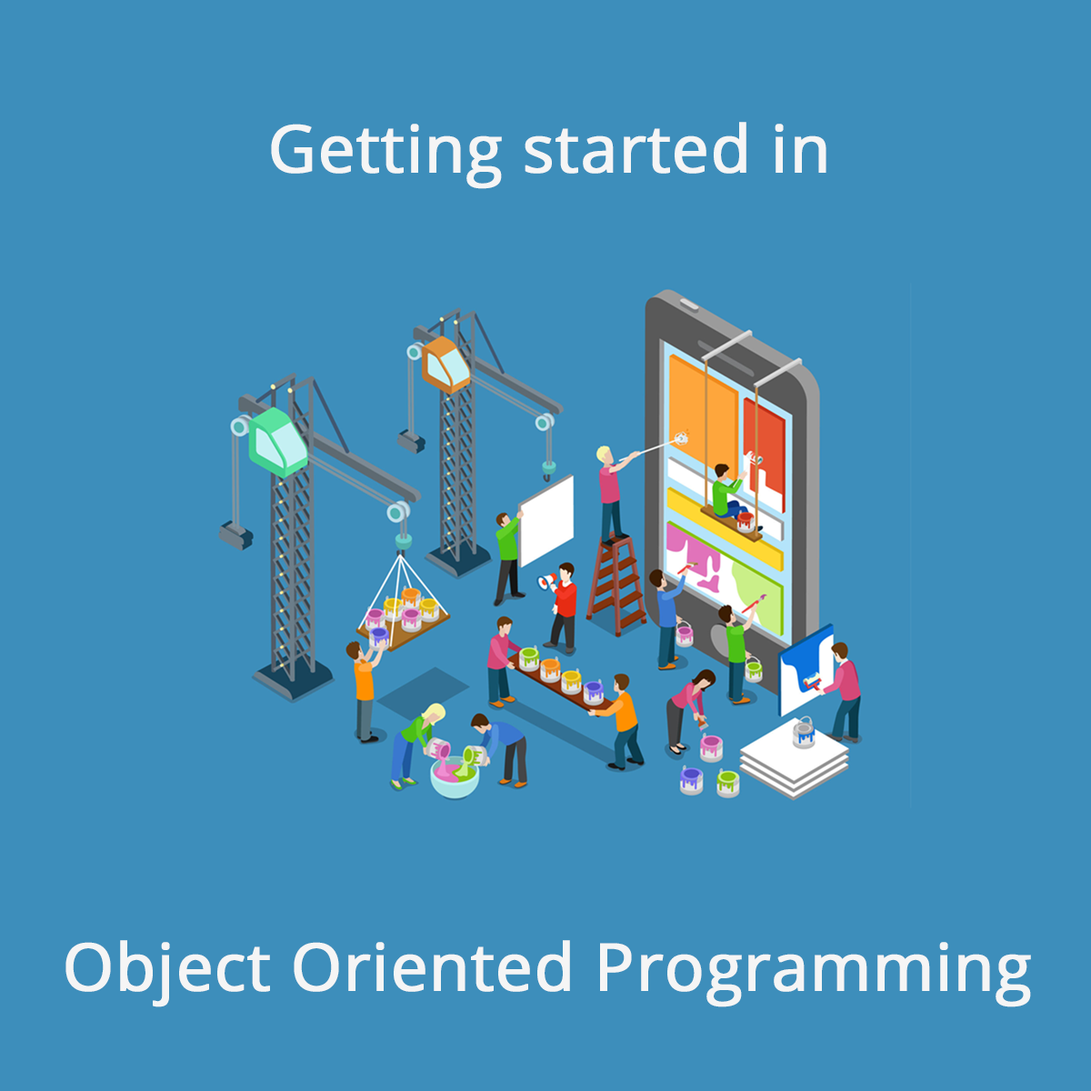
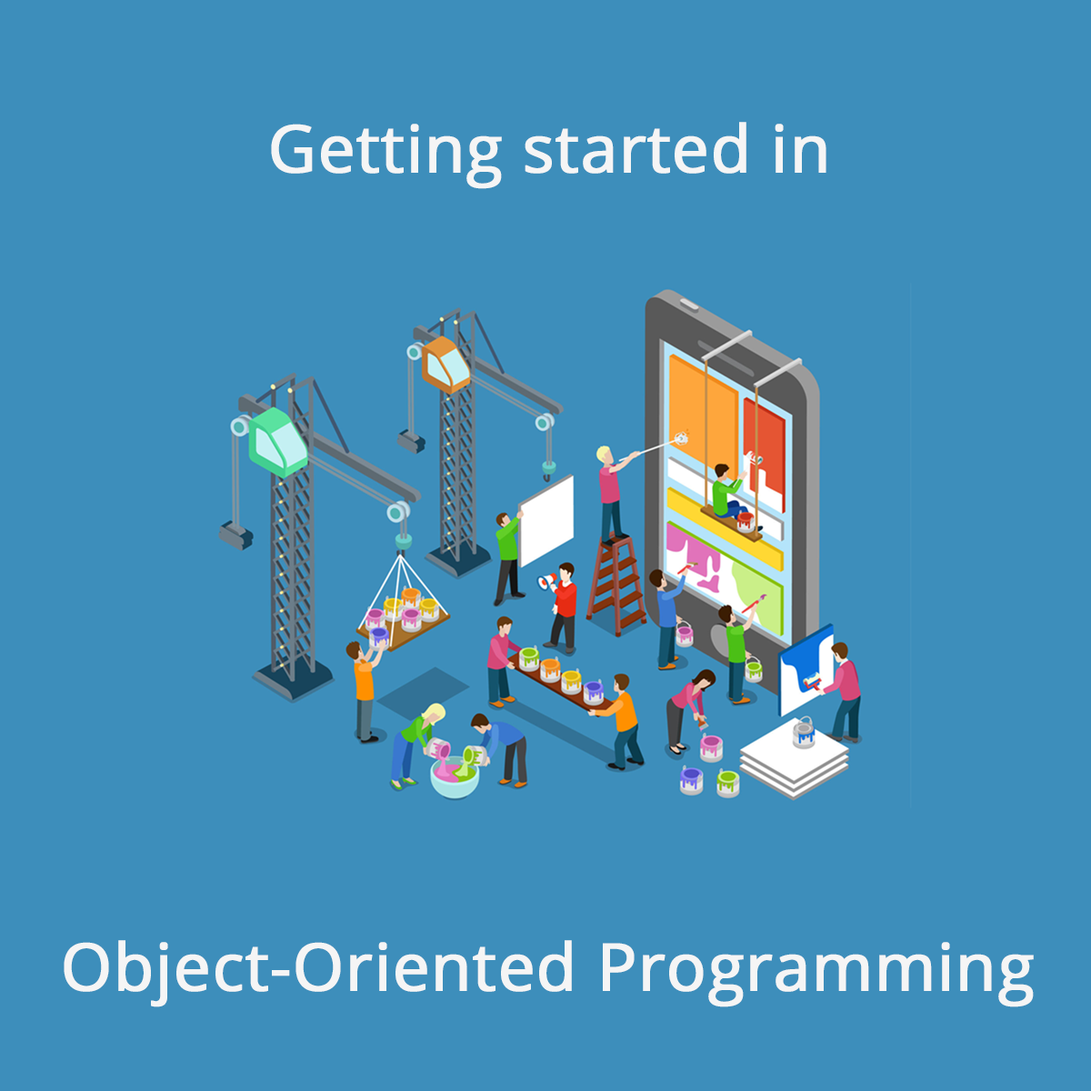
Revision of a layered 1091 × 1091 image; what changed, layer by layer:
renamed "Object Oriented Programming" to "Object-Oriented Programming", painted on it over [63, 940, 1035, 1008]
